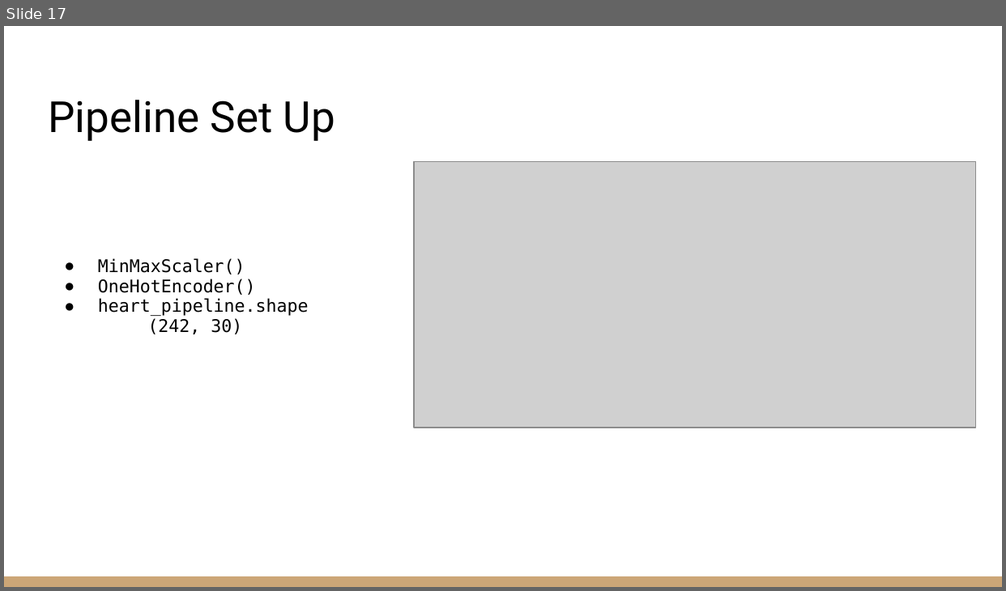
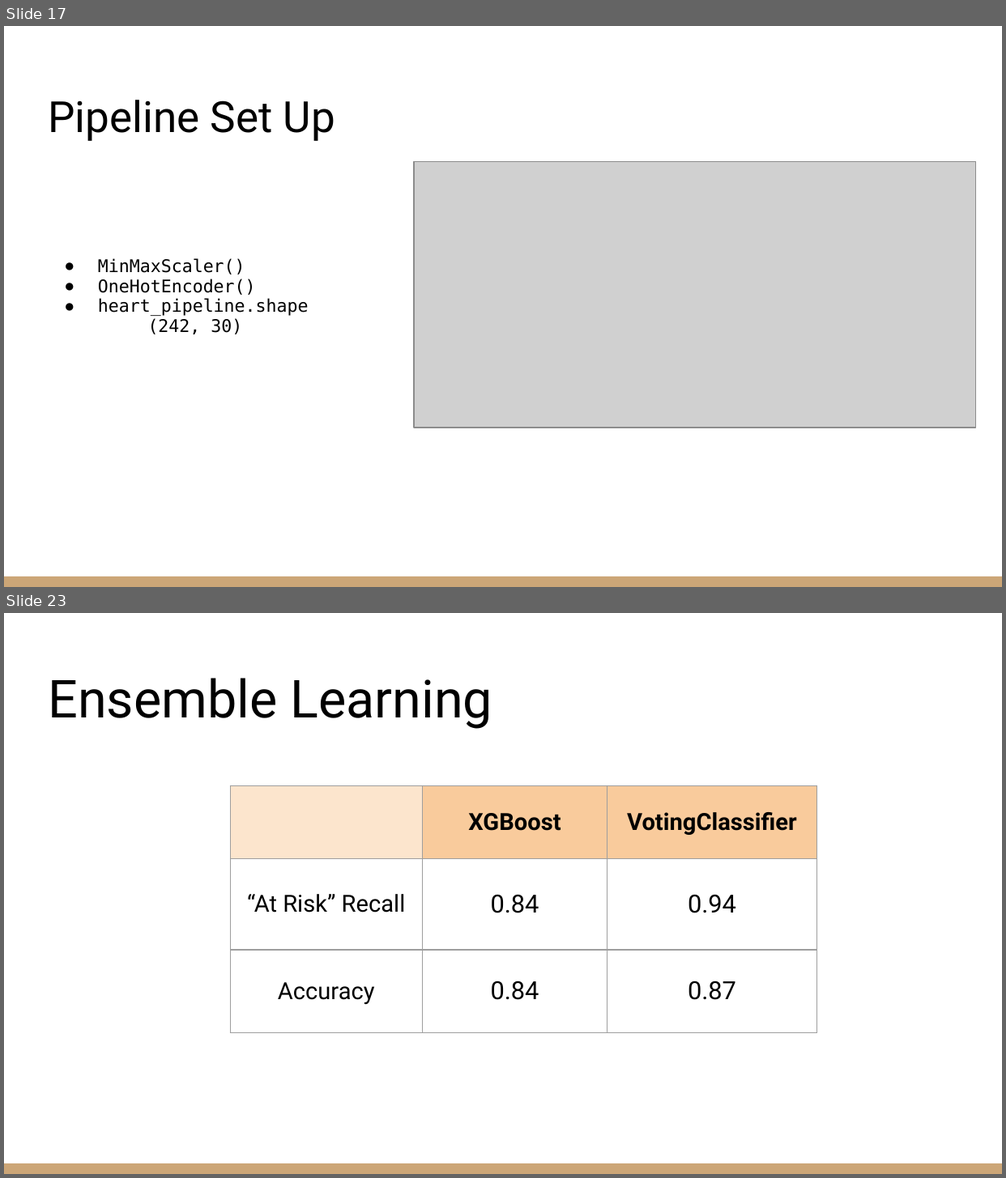
Before and after one commit to zachcarlson/HeartAttackPredictor, a slide deck: documents/DSCI 631 Final Project Presentation.pptx. Shown one above the other, each under a label of ours: slide 17 before the commit, slides 17 and 23 after it; the slides between them are not shown. The pictures are 1006x591 and 1006x1178 pixels, drawn with LibreOffice and Linux fonts; fonts in the diff are those of the drawing; grey boxes stand for pictures. Boxes give left, top, right and bottom in pixels: in the first picture for what was removed or moved away, otherwise in the second. Text is boxed around its words. In the diff, an @@ line names an element or a change of style, - is before the commit and + after.

```diff
--- a/documents/DSCI 631 Final Project Presentation.pptx
+++ b/documents/DSCI 631 Final Project Presentation.pptx
@@ slide 23 added at <box>4,613,1002,1174</box>, background #FFFFFF; not listed: 1 template element that a slide beside it also shows @@
@@ title added at <box>48,678,493,729</box>, 37.8 pt, text #000000 @@
+Ensemble Learning
@@ table added at <box>231,786,817,1113</box>, 3 rows, 3 columns @@
+ | XGBoost | VotingClassifier
+“At Risk” Recall | 0.84 | 0.94
+Accuracy | 0.84 | 0.87
```
Also in this commit, not shown: 11 slides changed, 4 other slides added, 2 slides removed, 2 other files.
